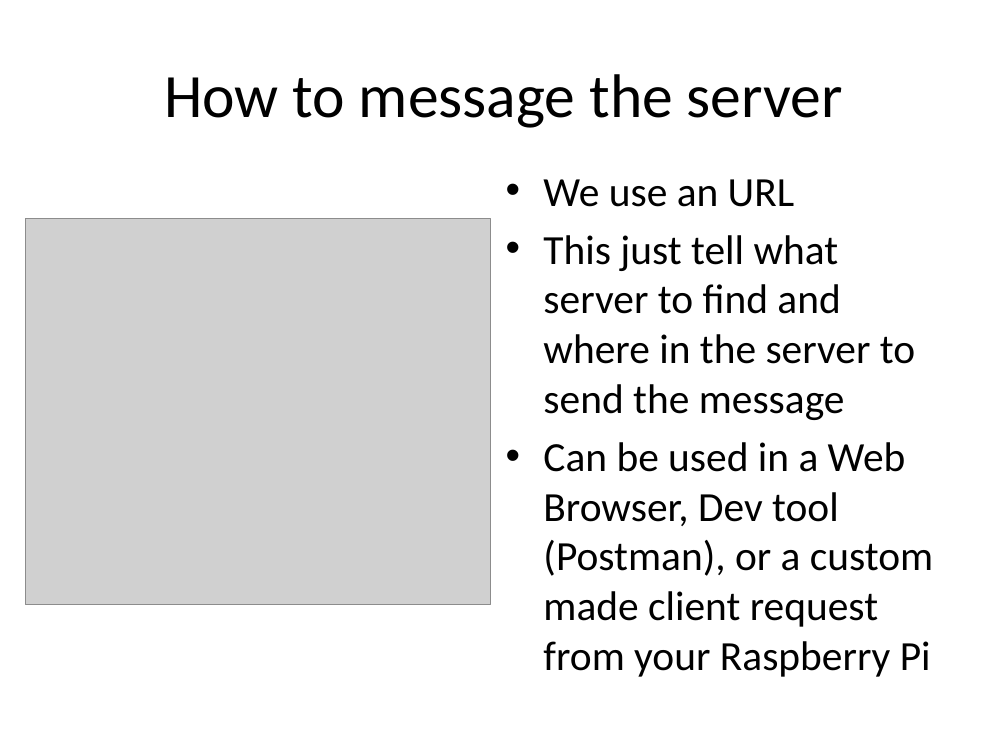
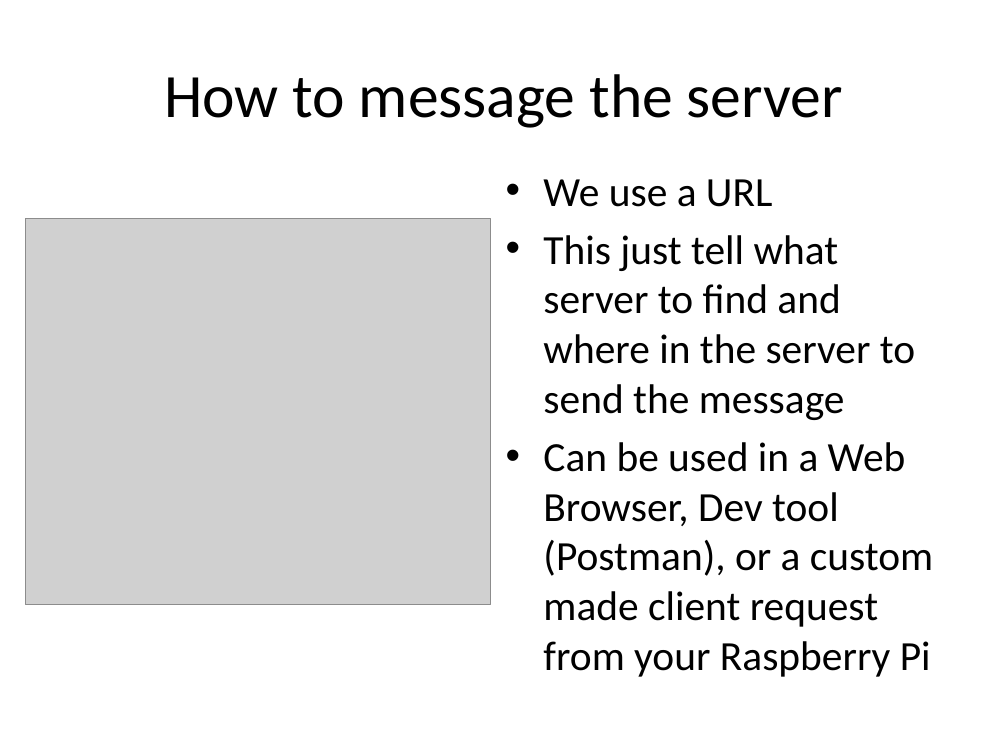
Before and after one commit to sjfricke/IEEE-Mini-Projects-UW-Madison, a slide deck: slide 6 of Tutorial/PowerPoint Versions/HTTP and Servers.pptx. Drawn at 1008x756 pixels with LibreOffice and Linux fonts; fonts in the diff are those of the drawing; grey boxes stand for pictures. Boxes give left, top, right and bottom in pixels: in the first picture for what was removed or moved away, otherwise in the second. Text is boxed around its words. In the diff, an @@ line names an element or a change of style, - is before the commit and + after.

```diff
--- a/Tutorial/PowerPoint Versions/HTTP and Servers.pptx
+++ b/Tutorial/PowerPoint Versions/HTTP and Servers.pptx
@@ text at (x1=543, y1=179, x2=772, y2=207): text changed @@
-• We use an URL
+• We use a URL
```
Also in this commit, not shown: 2 other slides changed, 3 other files.
